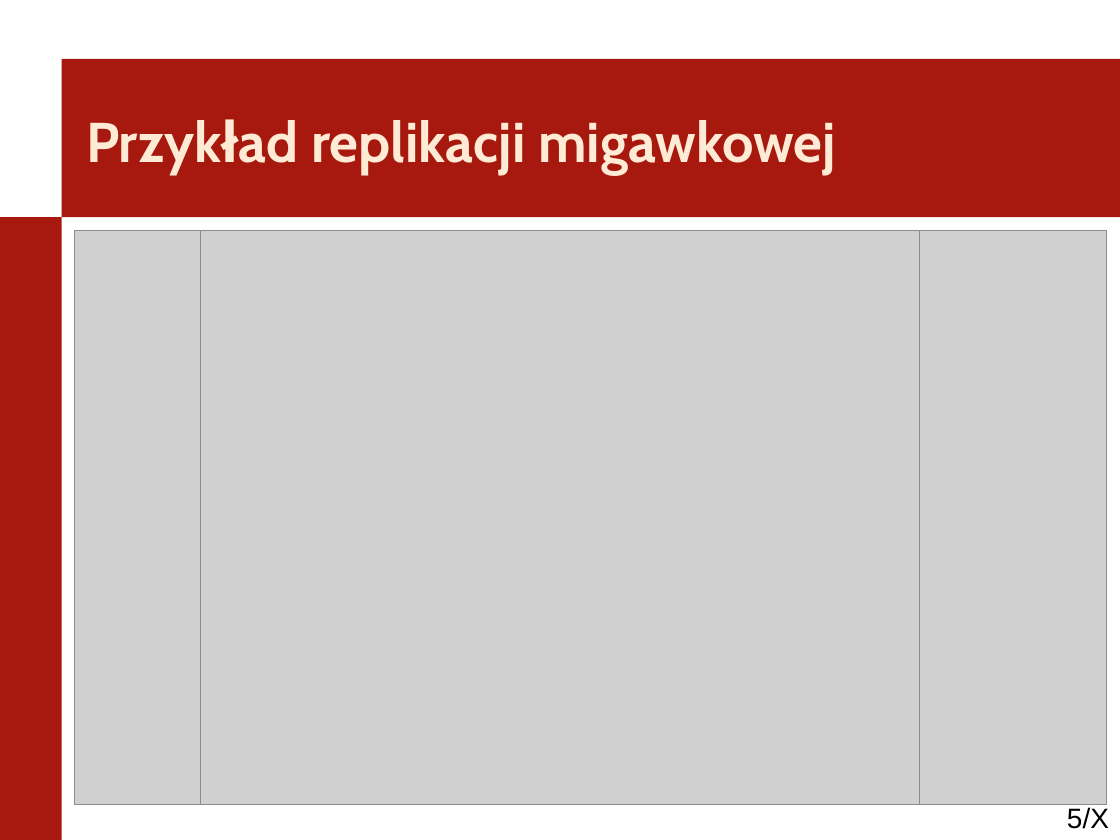
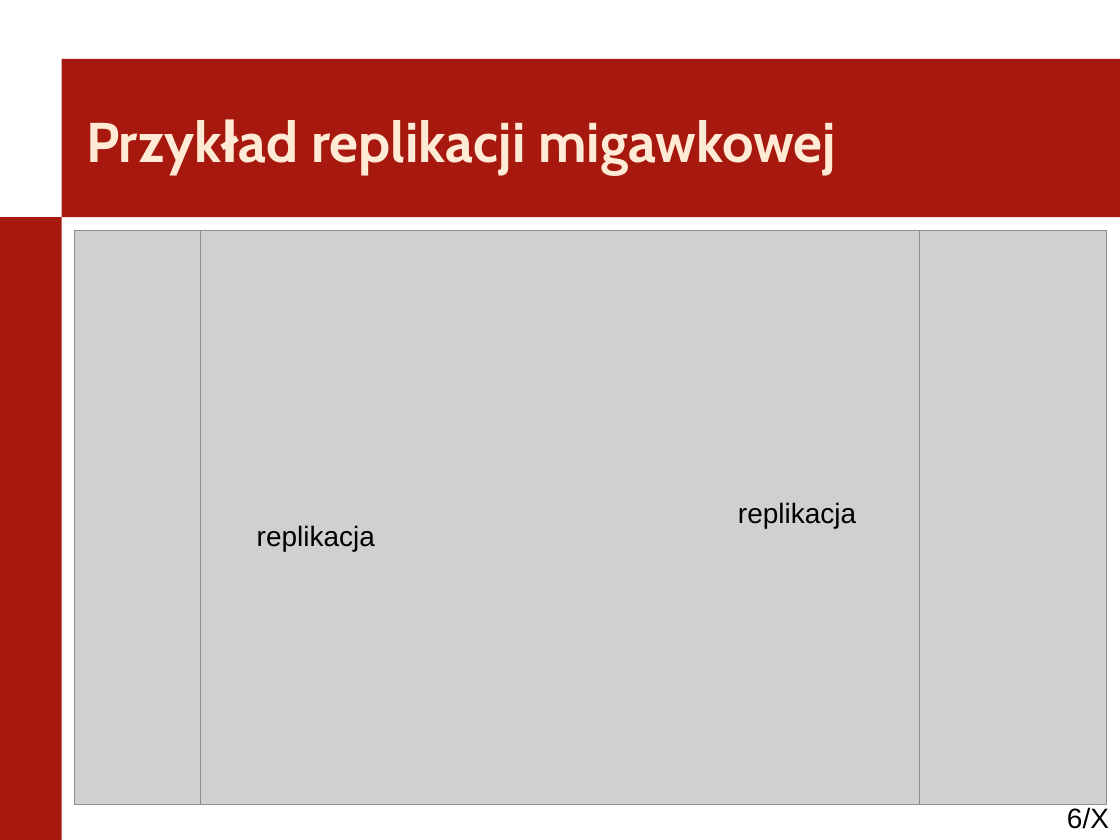
Before and after one commit to kaczanmo/projekt_bd_2013, a slide deck: slide 6 of prezentacja_1/prezentacja_1.ppt (slide 5 before the commit). Drawn at 1120x840 pixels with LibreOffice and Linux fonts; fonts in the diff are those of the drawing; grey boxes stand for pictures; background and template pictures are left out. Boxes give left, top, right and bottom in pixels: in the first picture for what was removed or moved away, otherwise in the second. Text is boxed around its words. In the diff, an @@ line names an element or a change of style, - is before the commit and + after.

```diff
--- a/prezentacja_1/prezentacja_1.ppt
+++ b/prezentacja_1/prezentacja_1.ppt
@@ text added at (738, 502, 856, 528), 18 pt, text #000000 @@
+replikacja
@@ text added at (257, 525, 375, 551), 18 pt, text #000000 @@
+replikacja
@@ page number at (1067, 807, 1109, 829): text changed @@
-5/X
+6/X
```
Also in this commit, not shown: 6 other slides changed, 8 slides added, 4 slides removed, 2 other files.
